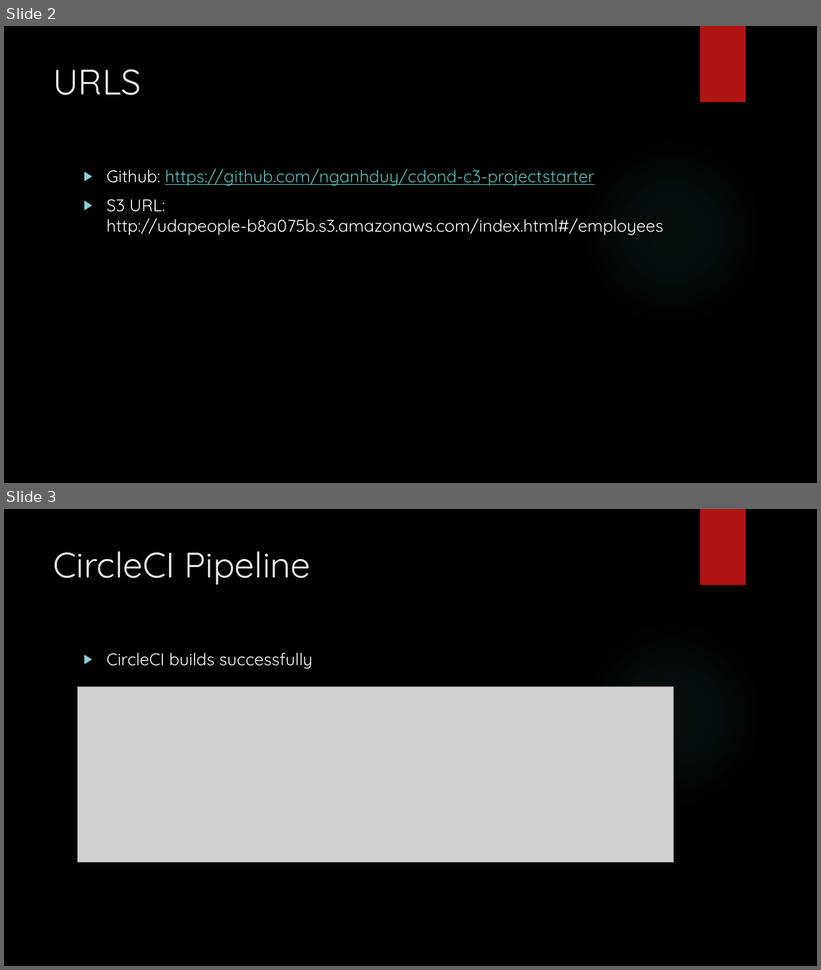
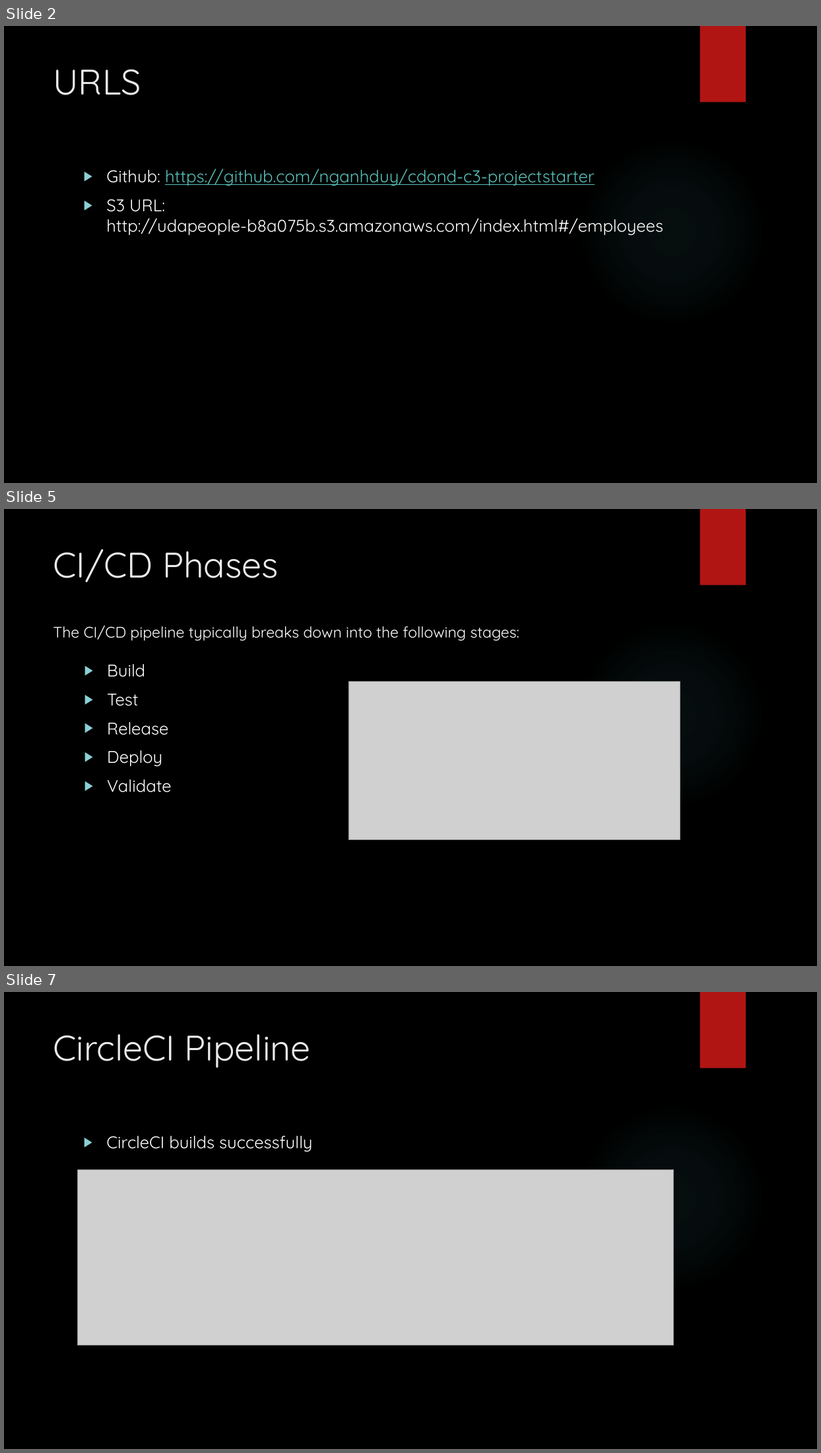
Before and after one commit to nganhduy/cdond-c3-projectstarter, a slide deck: presentation.pptx. Shown one above the other, each under a label of ours: slides 2 and 3 before the commit, slides 2, 5 and 7 after it; the slides between them are not shown. The pictures are 821x970 and 821x1453 pixels, drawn with LibreOffice and Linux fonts; fonts in the diff are those of the drawing; grey boxes stand for pictures; background and template pictures are left out. Boxes give left, top, right and bottom in pixels: in the first picture for what was removed or moved away, otherwise in the second. Text is boxed around its words. In the diff, an @@ line names an element or a change of style, - is before the commit and + after.

```diff
--- a/presentation.pptx
+++ b/presentation.pptx
@@ slide 5 added at (x1=4, y1=509, x2=817, y2=966), background picture (left out); not listed: 2 template elements that a slide beside it also shows @@
@@ title added at (x1=54, y1=549, x2=279, y2=582), 42 pt, text #EBEBEB @@
+CI/CD Phases
@@ text added at (x1=53, y1=625, x2=519, y2=641), 18 pt, text #FFFFFF @@
+The CI/CD pipeline typically breaks down into the following stages:
@@ text added at (x1=107, y1=664, x2=171, y2=793), 20 pt, text #FFFFFF @@
+▶ Build
+▶ Test
+▶ Release
+▶ Deploy
+▶ Validate
@@ picture added at (x1=349, y1=682, x2=680, y2=840) @@
@@ what was slide 3 is now slide 7 @@
```
Also in this commit, not shown: 3 other slides added, 1 other file.
